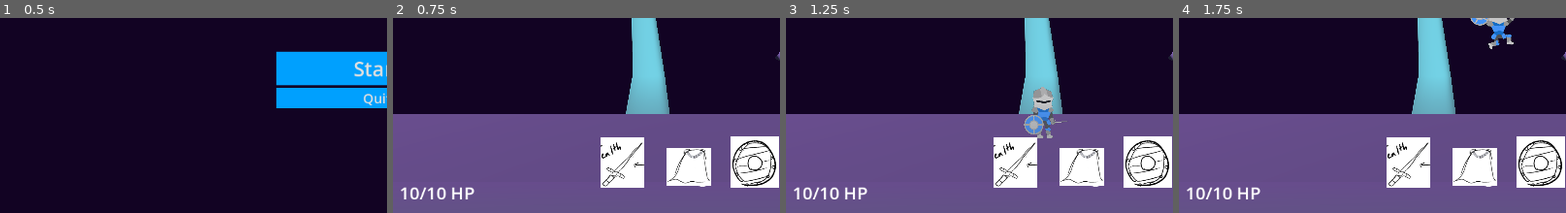
Above: before the commit, frames 1-4 (left to right).
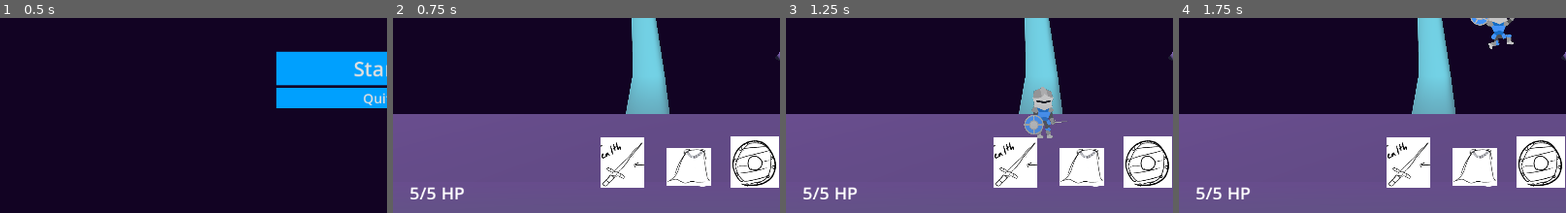
Above: after the commit, the same moments.

Repository: greatbrick0/SacrificeJam1
Game: Godot game, scene res://Scenes/main_menu.tscn
Same seed, same stepped clock (60 frames per second), same inputs: the game is played once before the commit and once after it.
Inputs:
- Up to frame 1 (0.5 s): no input
- Up to frame 2 (0.75 s): click "Start" at 0.5 s
- Up to frame 3 (1.25 s): no input
- Up to frame 4 (1.75 s): tap Enter at 1.25 s; hold D (MoveRight) from 1.28 s (still down); hold Space (Jump) from 1.28 s (still down)
The pictures show only the part of the screen within x 1-51%, y 50-100%; the shares and areas given below are measured in that part.

Frame 1 is identical in both runs. In frame 2, 0.6% of the frame differs, in the area x 2-22%, y 86-94%; in frame 3, 0.6%; in frame 4, 0.6%.

Commit message:
Added Extra Inputs

Diff:
--- a/Scripts/main_level.gd
+++ b/Scripts/main_level.gd
@@ -9,8 +9,6 @@
 var levelSections: Array[Array] = [[preload("res://Scenes/Combat Sections/section_0_1.tscn")],
 [preload("res://Scenes/Combat Sections/section_0_1.tscn")],
 [preload("res://Scenes/Combat Sections/section_1_0.tscn")],
-[preload("res://Scenes/Combat Sections/section_1_0.tscn")],
-[preload("res://Scenes/Combat Sections/section_2_0.tscn")],
 [preload("res://Scenes/Combat Sections/section_2_0.tscn")]]
 @export var sectionWidth: float = 30
 @export var betweenSections: Array[PackedScene]
@@ -36,11 +34,9 @@
 	levelSections[2].append(load("res://Scenes/Combat Sections/section_0_1.tscn"))
 	levelSections[2].append(load("res://Scenes/Combat Sections/section_0_4.tscn"))
 
-	levelSections[3].append(load("res://Scenes/Combat Sections/section_1_1.tscn"))
-	levelSections[3].append(load("res://Scenes/Combat Sections/section_1_2.tscn"))
-	levelSections[3].append(load("res://Scenes/Combat Sections/section_1_3.tscn"))
-	levelSections[3].append(load("res://Scenes/Combat Sections/section_0_1.tscn"))
-	levelSections[3].append(load("res://Scenes/Combat Sections/section_0_4.tscn"))
+	levelSections[3].append(load("res://Scenes/Combat Sections/section_2_1.tscn"))
+	levelSections[3].append(load("res://Scenes/Combat Sections/section_2_2.tscn"))
+	levelSections[3].append(load("res://Scenes/Combat Sections/section_2_3.tscn"))
 
 
 func _process(_delta):
@@ -73,7 +69,7 @@
 	else:
 		betweenLevels = true
 		MakeRestArea()
-		%Player.Heal(2)
+		%Player.Heal(1)
 		UpdateCameraBounds(0, 0)
 		print(currentLevel)
 
--- a/Scripts/menu.gd
+++ b/Scripts/menu.gd
@@ -6,3 +6,9 @@
 
 func _on_quit_button_pressed():
 	get_tree().quit()
+
+func _process(delta):
+	if(Input.is_action_just_released("Jump")):
+		_on_start_button_pressed()
+	if(Input.is_action_just_released("Exit")):
+		_on_quit_button_pressed()
--- a/Scripts/player.gd
+++ b/Scripts/player.gd
@@ -20,8 +20,8 @@
 @export var blocking: bool = false
 @export var attacking: bool = false
 var canAttack: bool = true
-const maxHealth: int = 10
-@export var health: int = 10
+const maxHealth: int = 5
+@export var health: int = 5
 #true is donated, false is equipped [dagger, pendant, shield, boots, sword]
 @export var donatedItems: Array[bool] = [false, false, false, false, false]
 
@@ -113,6 +113,7 @@
 
 func Lose():
 	inCutscene = true
+	get_tree().change_scene_to_file("res://Scenes/End Screens/loss_screen.tscn")
 
 func _on_attack_animator_animation_finished(anim_name):
 	attacking = false
--- a/project.godot
+++ b/project.godot
@@ -41,17 +41,24 @@
 "deadzone": 0.5,
 "events": [Object(InputEventKey,"resource_local_to_scene":false,"resource_name":"","device":-1,"window_id":0,"alt_pressed":false,"shift_pressed":false,"ctrl_pressed":false,"meta_pressed":false,"pressed":false,"keycode":0,"physical_keycode":81,"key_label":0,"unicode":113,"echo":false,"script":null)
 , Object(InputEventKey,"resource_local_to_scene":false,"resource_name":"","device":-1,"window_id":0,"alt_pressed":false,"shift_pressed":false,"ctrl_pressed":false,"meta_pressed":false,"pressed":false,"keycode":0,"physical_keycode":4194326,"key_label":0,"unicode":0,"echo":false,"script":null)
+, Object(InputEventMouseButton,"resource_local_to_scene":false,"resource_name":"","device":-1,"window_id":0,"alt_pressed":false,"shift_pressed":false,"ctrl_pressed":false,"meta_pressed":false,"button_mask":0,"position":Vector2(0, 0),"global_position":Vector2(0, 0),"factor":1.0,"button_index":2,"canceled":false,"pressed":false,"double_click":false,"script":null)
 ]
 }
 Ability={
 "deadzone": 0.5,
 "events": [Object(InputEventKey,"resource_local_to_scene":false,"resource_name":"","device":-1,"window_id":0,"alt_pressed":false,"shift_pressed":false,"ctrl_pressed":false,"meta_pressed":false,"pressed":false,"keycode":0,"physical_keycode":69,"key_label":0,"unicode":101,"echo":false,"script":null)
 , Object(InputEventKey,"resource_local_to_scene":false,"resource_name":"","device":-1,"window_id":0,"alt_pressed":false,"shift_pressed":false,"ctrl_pressed":false,"meta_pressed":false,"pressed":false,"keycode":0,"physical_keycode":4194325,"key_label":0,"unicode":0,"echo":false,"script":null)
+, Object(InputEventMouseButton,"resource_local_to_scene":false,"resource_name":"","device":-1,"window_id":0,"alt_pressed":false,"shift_pressed":false,"ctrl_pressed":false,"meta_pressed":false,"button_mask":0,"position":Vector2(0, 0),"global_position":Vector2(0, 0),"factor":1.0,"button_index":1,"canceled":false,"pressed":false,"double_click":false,"script":null)
 ]
 }
 Jump={
 "deadzone": 0.5,
 "events": [Object(InputEventKey,"resource_local_to_scene":false,"resource_name":"","device":-1,"window_id":0,"alt_pressed":false,"shift_pressed":false,"ctrl_pressed":false,"meta_pressed":false,"pressed":false,"keycode":0,"physical_keycode":32,"key_label":0,"unicode":32,"echo":false,"script":null)
+]
+}
+Exit={
+"deadzone": 0.5,
+"events": [Object(InputEventKey,"resource_local_to_scene":false,"resource_name":"","device":-1,"window_id":0,"alt_pressed":false,"shift_pressed":false,"ctrl_pressed":false,"meta_pressed":false,"pressed":false,"keycode":0,"physical_keycode":4194305,"key_label":0,"unicode":0,"echo":false,"script":null)
 ]
 }
 
Not shown: 1 places in Scenes/End Screens/loss_screen.tscn that only renumber resources
